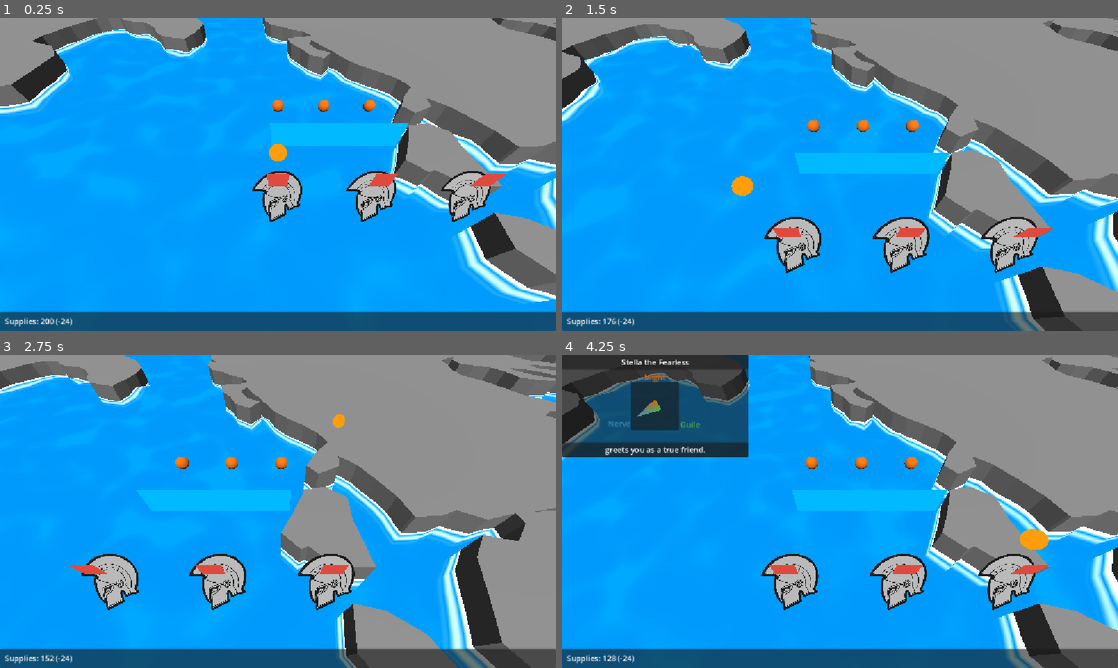
Above: before the commit, frames 1-4 (two rows, left to right).
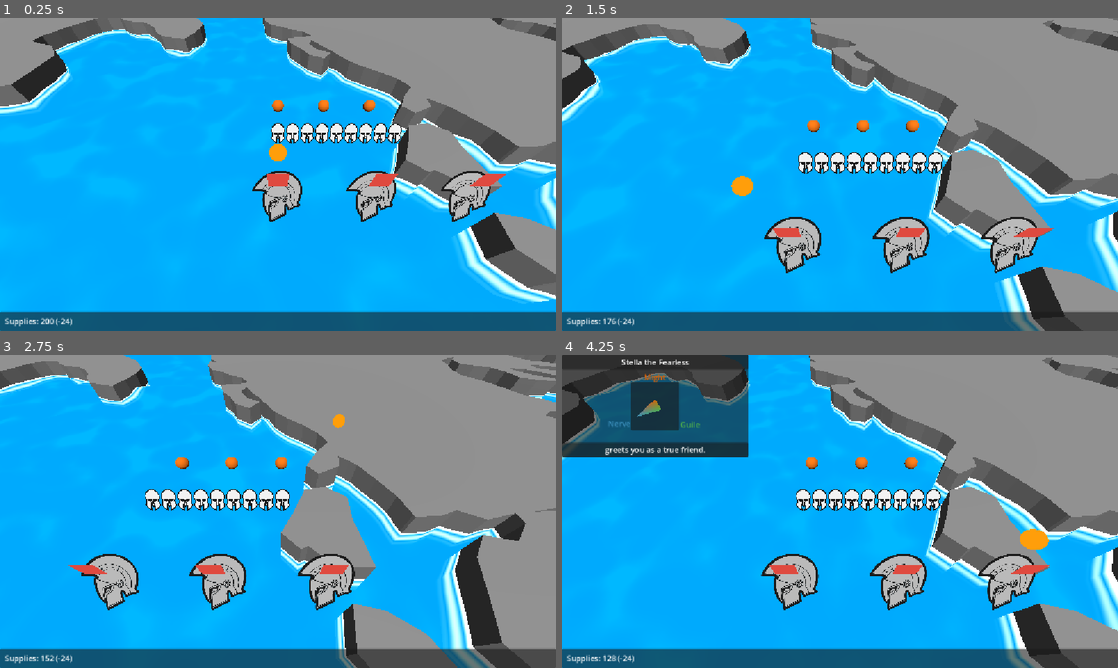
Above: after the commit, the same moments.

Repository: DatYak/Brackeys-Jam-26
Game: Godot game, scene res://scenes/game.tscn
Same seed, same stepped clock (60 frames per second), same inputs: the game is played once before the commit and once after it.
Inputs (mouse positions are in pixels of both pictures, inside the frame that each line leads up to):
- Up to frame 1 (0.25 s): no input
- Up to frame 2 (1.5 s): tap Enter (ui_accept) at 0.5, 0.77 s; move the mouse to (962, 158) at 0.52 s; hold D (move_right) 0.53-1.25 s; tap Space (next_turn) at 0.6 s; click (962, 158) at 0.67 s; drag from (728, 190) to (812, 237) at 1.27 s
- Up to frame 3 (2.75 s): move the mouse to (333, 442) at 2.02 s; hold D (move_right) from 2.03 s (still down); tap Space (next_turn) at 2.1 s
- Up to frame 4 (4.25 s): release D (move_right) at 2.75 s; drag from (812, 574) to (673, 464) at 2.77 s; move the mouse to (1006, 558) at 3.52 s; hold A (move_left) from 3.53 s (still down); tap Space (next_turn) at 3.6 s; tap Enter (ui_accept) at 3.77 s

The runs differ from the first frame. In frame 1, 1.2% of the frame differs, in the area x 48-74%, y 33-41%; in frame 2, 1.4%, in the area x 42-70%, y 42-50%; in frame 3, 1.3%; in frame 4, 1.4%.

Commit message:
Adding troop icon art, fixing rendering with water and icons

Diff:
--- a/scenes/general.tscn
+++ b/scenes/general.tscn
@@ -2,7 +2,7 @@
 
 [ext_resource type="Script" uid="uid://cr5oprfthj5ns" path="res://scripts/General.gd" id="1_bg0mc"]
 [ext_resource type="PackedScene" uid="uid://blrc2v3uci8t5" path="res://scenes/character_pieces.tscn" id="2_g3laj"]
-[ext_resource type="Material" uid="uid://qxd7ri4kn3p" path="res://shaders/M_icon.tres" id="3_gy7hs"]
+[ext_resource type="Material" uid="uid://qxd7ri4kn3p" path="res://shaders/M_GeneralIcon.tres" id="3_gy7hs"]
 [ext_resource type="PackedScene" uid="uid://b873m63bjf1k7" path="res://scenes/dropoff_region.tscn" id="3_pduxd"]
 [ext_resource type="Script" uid="uid://btongdmvtqc0g" path="res://scripts/dropoff_general.gd" id="4_1aar8"]
 
--- a/scenes/interactive_map.tscn
+++ b/scenes/interactive_map.tscn
@@ -13,10 +13,10 @@
 subdivide_width = 100
 subdivide_depth = 100
 
-[sub_resource type="ShaderMaterial" id="ShaderMaterial_lijvh"]
+[sub_resource type="ShaderMaterial" id="ShaderMaterial_a5d1k"]
 render_priority = 0
 shader = ExtResource("4_y1iwg")
-shader_parameter/ColorParameter = Color(0, 0.4392157, 0.73333335, 1)
+shader_parameter/ColorParameter = Color(0, 0.486275, 0.733333, 1)
 
 [sub_resource type="Environment" id="Environment_y1iwg"]
 
@@ -45,7 +45,7 @@
 
 [node name="Water" type="MeshInstance3D" parent="Terrain" unique_id=602717015]
 mesh = SubResource("PlaneMesh_xw8xi")
-surface_material_override/0 = SubResource("ShaderMaterial_lijvh")
+surface_material_override/0 = SubResource("ShaderMaterial_a5d1k")
 
 [node name="WorldEnvironment" type="WorldEnvironment" parent="." unique_id=2058455061]
 environment = SubResource("Environment_y1iwg")
--- a/scenes/troop.tscn
+++ b/scenes/troop.tscn
@@ -2,11 +2,7 @@
 
 [ext_resource type="Script" uid="uid://b6pryvrpr5t1h" path="res://scripts/Troop.gd" id="1_6da2i"]
 [ext_resource type="PackedScene" uid="uid://blrc2v3uci8t5" path="res://scenes/character_pieces.tscn" id="2_37opx"]
-
-[sub_resource type="StandardMaterial3D" id="StandardMaterial3D_pbcxd"]
-shading_mode = 0
-albedo_color = Color(0, 0.7254902, 1, 1)
-billboard_mode = 2
+[ext_resource type="Material" uid="uid://dtocm14dy0b2r" path="res://shaders/M_SoldierIcon.tres" id="3_1juhj"]
 
 [node name="Troop" type="Node" unique_id=1482538922]
 script = ExtResource("1_6da2i")
@@ -18,7 +14,8 @@
 interact_type = 1
 
 [node name="MeshInstance3D" parent="CharacterPieces/CharacterMovement/pickup_target" index="0" unique_id=1025050091]
-surface_material_override/0 = SubResource("StandardMaterial3D_pbcxd")
+transform = Transform3D(1.25, 0, 0, 0, 0.8809511, 0.6427876, 0, -0.7392057, 0.76604444, 0, 0, 0)
+surface_material_override/0 = ExtResource("3_1juhj")
 
 [editable path="CharacterPieces"]
 [editable path="CharacterPieces/CharacterMovement/pickup_target"]
--- a/shaders/M_icon.tres
+++ b/shaders/M_GeneralIcon.tres
@@ -1,11 +1,12 @@
 [gd_resource type="StandardMaterial3D" format=3 uid="uid://qxd7ri4kn3p"]
 
-[ext_resource type="Texture2D" uid="uid://stkuw0f2byxt" path="res://textures/Head3.png" id="1_taljy"]
+[ext_resource type="Texture2D" uid="uid://stkuw0f2byxt" path="res://textures/Head3.png" id="1_7ovg1"]
 
 [resource]
+render_priority = 1
 transparency = 1
 cull_mode = 2
-albedo_texture = ExtResource("1_taljy")
+albedo_texture = ExtResource("1_7ovg1")
 texture_filter = 1
 texture_repeat = false
 billboard_keep_scale = true
--- /dev/null
+++ b/shaders/M_SoldierIcon.tres
@@ -0,0 +1,12 @@
+[gd_resource type="StandardMaterial3D" format=3 uid="uid://dtocm14dy0b2r"]
+
+[ext_resource type="Texture2D" uid="uid://bt1smf277uhoh" path="res://textures/Soldier.png" id="1_tnwmo"]
+
+[resource]
+render_priority = 1
+transparency = 1
+cull_mode = 2
+albedo_texture = ExtResource("1_tnwmo")
+texture_filter = 1
+texture_repeat = false
+billboard_keep_scale = true
--- a/shaders/M_water.tres
+++ b/shaders/M_water.tres
@@ -27,9 +27,6 @@
 [sub_resource type="VisualShaderNodeVec4Constant" id="VisualShaderNodeVec4Constant_sxtts"]
 constant = Quaternion(2, 1.35, 2, 2)
 
-[sub_resource type="VisualShaderNodeFloatConstant" id="VisualShaderNodeFloatConstant_xw8xi"]
-constant = 1.0
-
 [sub_resource type="VisualShaderNodeFloatConstant" id="VisualShaderNodeFloatConstant_243dc"]
 
 [sub_resource type="VisualShaderNodeClamp" id="VisualShaderNodeClamp_xw8xi"]
@@ -143,6 +140,7 @@
 op_type = 3
 
 [resource]
+modes/depth_draw = 2
 nodes/vertex/2/node = SubResource("VisualShaderNodeTexture_243dc")
 nodes/vertex/2/position = Vector2(-660, -140)
 nodes/vertex/3/node = SubResource("VisualShaderNodeUVFunc_phhhr")
@@ -177,8 +175,6 @@
 nodes/fragment/13/position = Vector2(-460, 20)
 nodes/fragment/14/node = SubResource("VisualShaderNodeVec4Constant_sxtts")
 nodes/fragment/14/position = Vector2(-980, 260)
-nodes/fragment/15/node = SubResource("VisualShaderNodeFloatConstant_xw8xi")
-nodes/fragment/15/position = Vector2(20, 280)
 nodes/fragment/16/node = SubResource("VisualShaderNodeFloatConstant_243dc")
 nodes/fragment/16/position = Vector2(20, 360)
 nodes/fragment/17/node = SubResource("VisualShaderNodeClamp_xw8xi")
@@ -215,4 +211,4 @@
 nodes/fragment/34/position = Vector2(-1040, -560)
 nodes/fragment/35/node = SubResource("VisualShaderNodeFloatOp_sxtts")
 nodes/fragment/35/position = Vector2(-320, -500)
-nodes/fragment/connections = PackedInt32Array(2, 0, 4, 0, 5, 0, 3, 0, 8, 0, 11, 0, 3, 0, 12, 0, 11, 0, 12, 1, 6, 0, 5, 2, 6, 0, 8, 2, 14, 0, 13, 1, 15, 0, 0, 1, 16, 0, 0, 3, 16, 0, 0, 2, 19, 0, 17, 2, 1 …(302 unchanged characters)…
+nodes/fragment/connections = PackedInt32Array(2, 0, 4, 0, 5, 0, 3, 0, 8, 0, 11, 0, 3, 0, 12, 0, 11, 0, 12, 1, 6, 0, 5, 2, 6, 0, 8, 2, 14, 0, 13, 1, 16, 0, 0, 3, 16, 0, 0, 2, 19, 0, 17, 2, 1 …(302 unchanged characters)…
Binary file added: text/Soldier.png
Not shown, added: text/Soldier.png.import
Binary file added: textures/Soldier.png
Not shown, added: textures/Soldier.png.import
